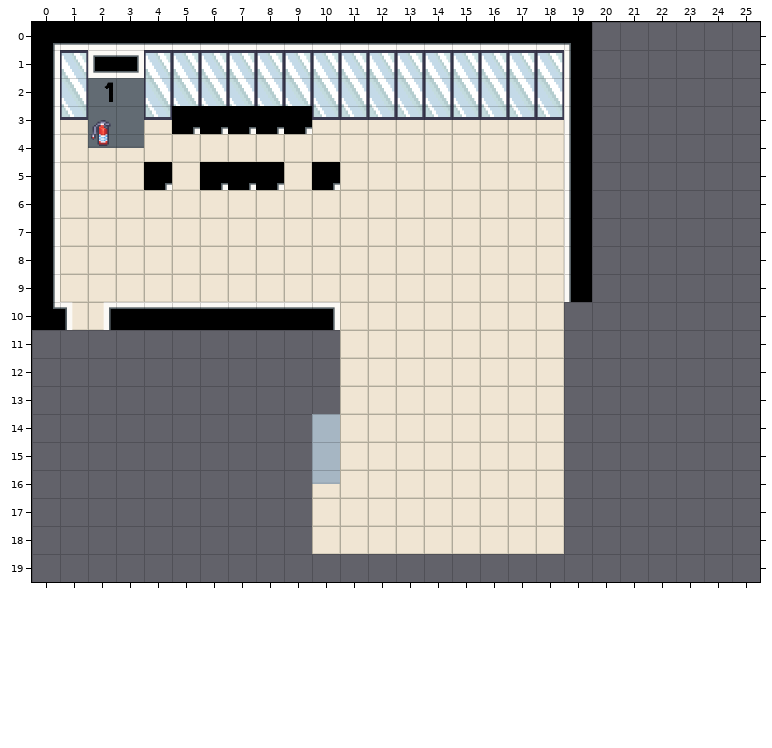
Tiled map, stored at LCB_Map/data/maps/annexe_1.tmx. Above, as it was before the edit.
Cells are 64x64 px. Shown: x 0..25, y 0..19.
And afterwards:
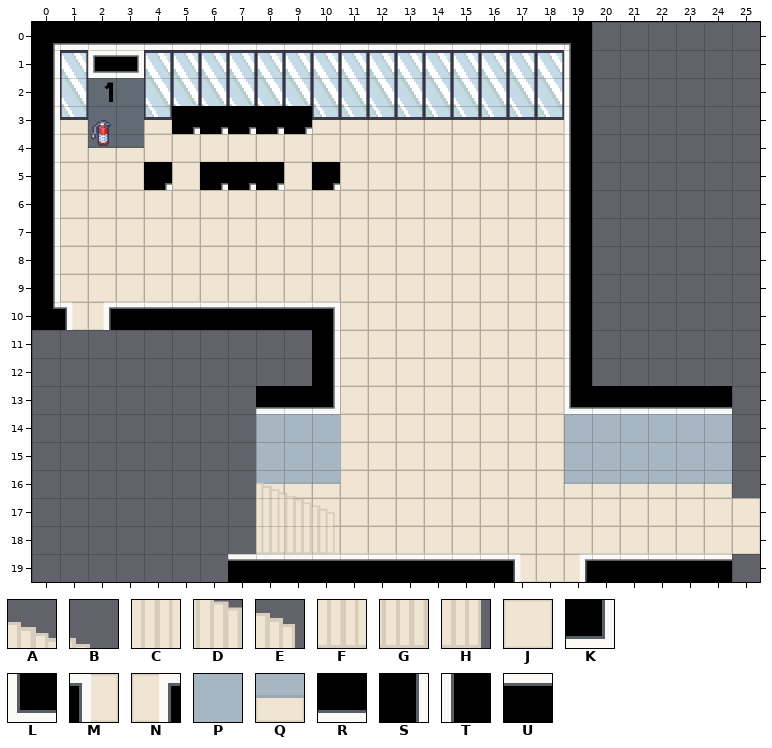
Key: from "LCB_furnishing": A 719, B 720, C 738, D 739, E 740, F 757, G 758, H 759; from "LCB_indoor": J 24, K 62, L 63, M 411, N 413, P 1032, Q 1082, R 1152, S 1200, T 1204, U 1277.
_ is an empty cell.
Changes in this commit:
Layer "Floor":
The author put tile J in row 17 at x 9 and 19 to 25; in row 18 at x 19 to 25; in row 19 at x 18.
The author put tile K in row 13 at x 10.
The author put tile L in row 13 at x 19.
The author put tile M in row 19 at x 17.
The author put tile N in row 19 at x 19.
The author put tile P in rows 14 to 15 at x 8 to 9 and 19 to 24.
The author put tile Q in row 16 at x 8 to 9 and 19 to 24.
The author put tile R in row 13 at x 8 to 9 and 20 to 24.
The author put tile S in rows 11 to 12 at x 10.
The author put tile T in rows 10 to 12 at x 19.
The author put tile U in row 19 at x 7 to 16 and 20 to 24.
Layer "Furnishing":
The author put tile A in row 16 at x 8.
The author put tile B in row 16 at x 9.
The author put tile C in row 17 at x 8.
The author put tile D in row 17 at x 9.
The author put tile E in row 17 at x 10.
The author put tile F in row 18 at x 8.
The author put tile G in row 18 at x 9.
The author put tile H in row 18 at x 10.
Boxes around the changes in both pictures, in picture pixels (x1, y1, x2, y2):
added: (228, 302, 760, 582)
